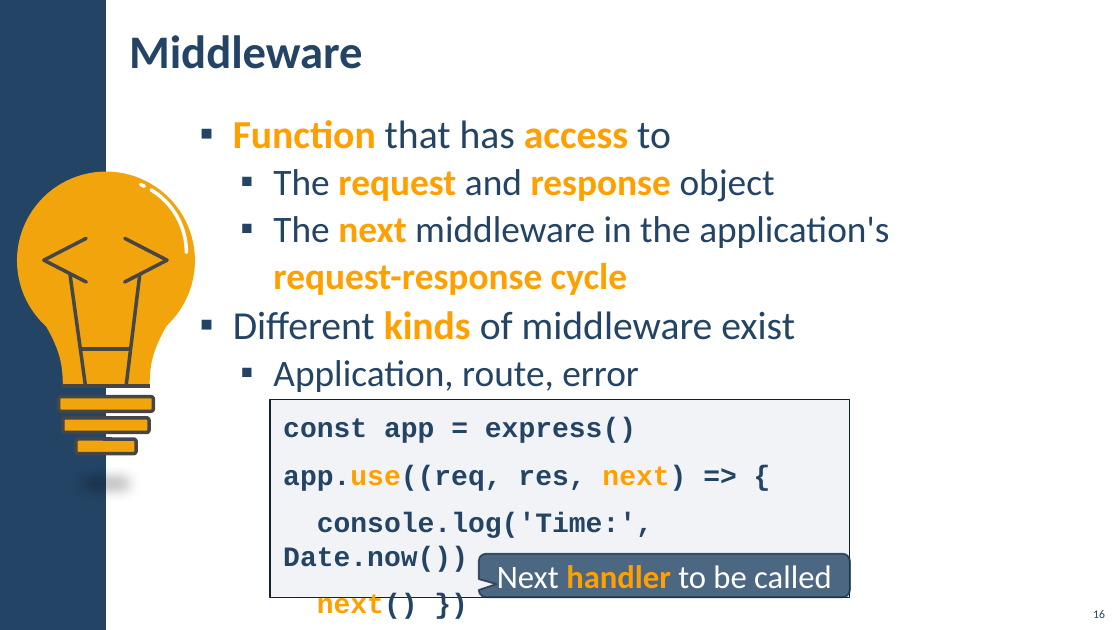
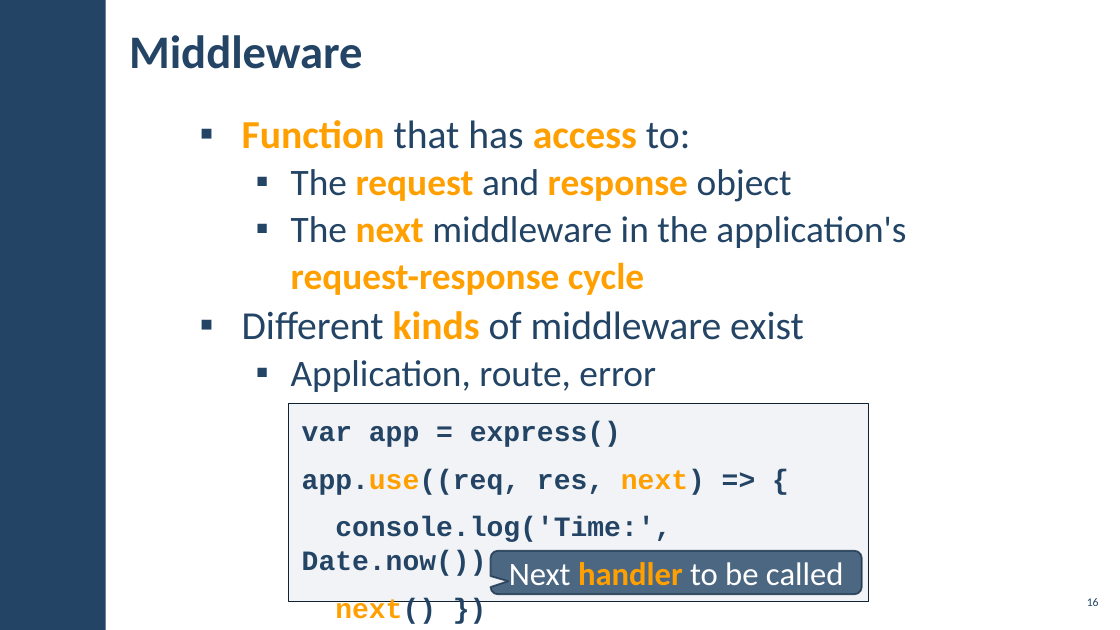
Before and after one commit to IvanVarbanov/SoftUni, a slide deck: slide 16 of JavaScript/05.JavaScript-Back-End/05.ExpressJS-and-Templating/03. ExpressJS-and-Templating.pptx. Drawn at 1120x630 pixels with LibreOffice and Linux fonts; fonts in the diff are those of the drawing; background and template pictures are left out. Boxes give left, top, right and bottom in pixels: in the first picture for what was removed or moved away, otherwise in the second. Text is boxed around its words. In the diff, an @@ line names an element or a change of style, - is before the commit and + after.

```diff
--- a/JavaScript/05.JavaScript-Back-End/05.ExpressJS-and-Templating/03. ExpressJS-and-Templating.pptx
+++ b/JavaScript/05.JavaScript-Back-End/05.ExpressJS-and-Templating/03. ExpressJS-and-Templating.pptx
@@ text at (242, 120, 690, 149): text changed @@
-▪ Function that has access to
+▪ Function that has access to:
@@ text at (242, 169, 906, 392): indent changed @@
@@ group removed at (17, 171, 195, 454): 7 lines, 3 rounded rectangles, 2 freeform shapes, 2 arc (boxed as its full ellipse)s, 1 ellipse @@
@@ line removed from (150, 386) to (62, 386) @@
@@ rectangle "var app = express()": place and size @@
-rectangle "var app = express()" at (270, 400, 849, 598)
+rectangle "var app = express()" at (288, 404, 868, 602)
@@ rectangle "var app = express()" at (288, 404, 868, 602): fill #ACB4C3 at 15% opacity to #ADB4C3 at 15% opacity; outline #112232 1 pt to #112233 1 pt @@
@@ text in rectangle at (302, 421, 621, 447): text changed @@
-const app = express()
+var app = express()
@@ rounded speech box "Next handler to be called": place and size @@
-rounded speech box "Next handler to be called" at (479, 554, 850, 597)
+rounded speech box "Next handler to be called" at (491, 551, 862, 595)
@@ rounded speech box "Next handler to be called" at (491, 551, 862, 595): outline #1A334B 1.5 pt to #1A334C 1.5 pt @@
@@ page number: place and size @@
-page number at (1093, 610, 1105, 618)
+page number at (1087, 598, 1099, 606)
@@ page number at (1087, 598, 1099, 606): vertical alignment bottom to middle @@
```
Also in this commit, not shown: 31 other slides changed, 7 slides added, 4 slides removed, 26 other files.
